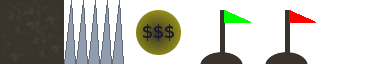
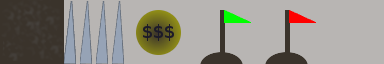
Before/after of a (384, 64) layered artwork. What changed in the layer stack:
removed layer "Pasted Layer" over [left=200, top=10, right=251, bottom=64]
painted on "Goal" over [left=290, top=10, right=315, bottom=22]
painted on "spawn" over [left=200, top=10, right=251, bottom=64]
painted on "Spikes" over [left=64, top=0, right=124, bottom=64]
showed "Background", painted on it over [left=64, top=0, right=384, bottom=64]
